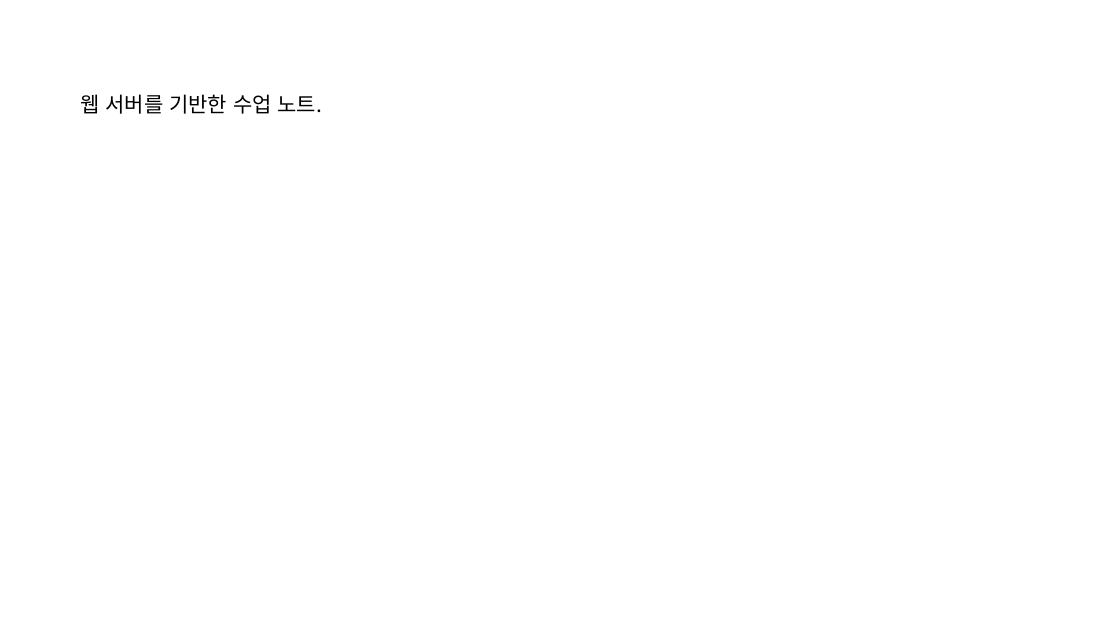
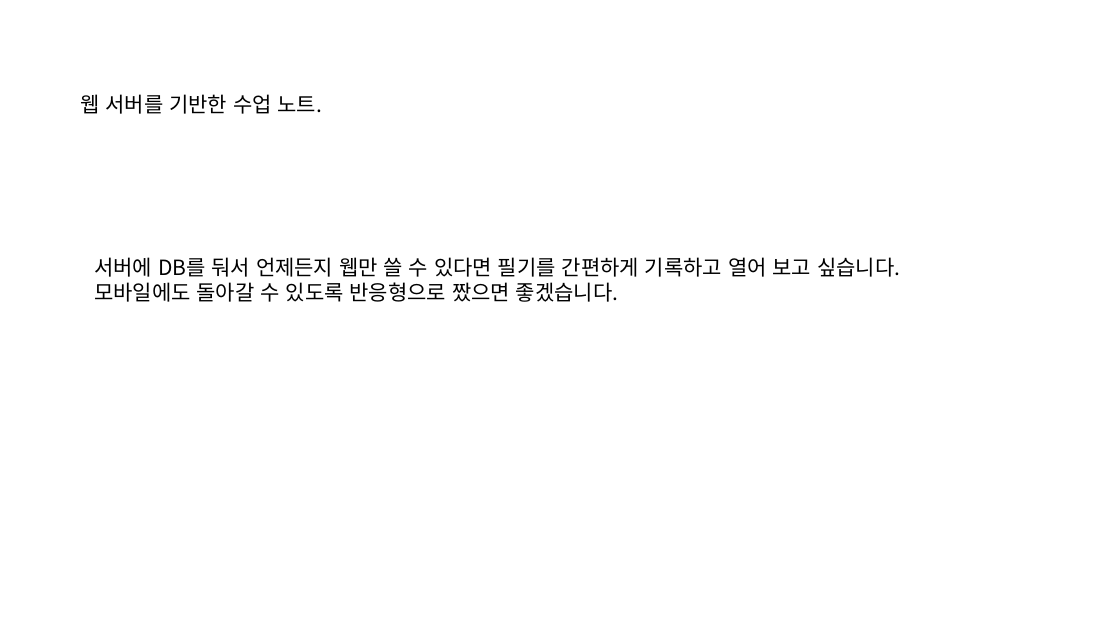
Before and after one commit to masima305/opensourceClass, a slide deck: slide 1 of project#1/메모장 기획.pptx. Drawn at 1120x630 pixels with LibreOffice and Linux fonts; fonts in the diff are those of the drawing. Boxes give left, top, right and bottom in pixels: in the first picture for what was removed or moved away, otherwise in the second. Text is boxed around its words. In the diff, an @@ line names an element or a change of style, - is before the commit and + after.

```diff
--- a/project#1/메모장 기획.pptx
+++ b/project#1/메모장 기획.pptx
@@ text added at (94,257,900,302), 18 pt, text #000000 @@
+서버에 DB를 둬서 언제든지 웹만 쓸 수 있다면 필기를 간편하게 기록하고 열어 보고 싶습니다.
+모바일에도 돌아갈 수 있도록 반응형으로 짰으면 좋겠습니다.
```
Also in this commit, not shown: 4 other slides changed, 3 slides added.
